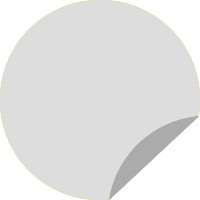
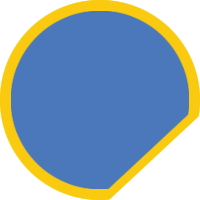
The second 200 × 200 image is a revision of the first. Changes to its layers:
hid "Layer 3 copy" over [109, 116, 199, 200]
hid "Layer 4" over [0, 0, 200, 200]
hid "Layer 3" over [109, 116, 199, 200]
showed "Layer 1 copy 2", painted on it over [11, 11, 189, 189]
